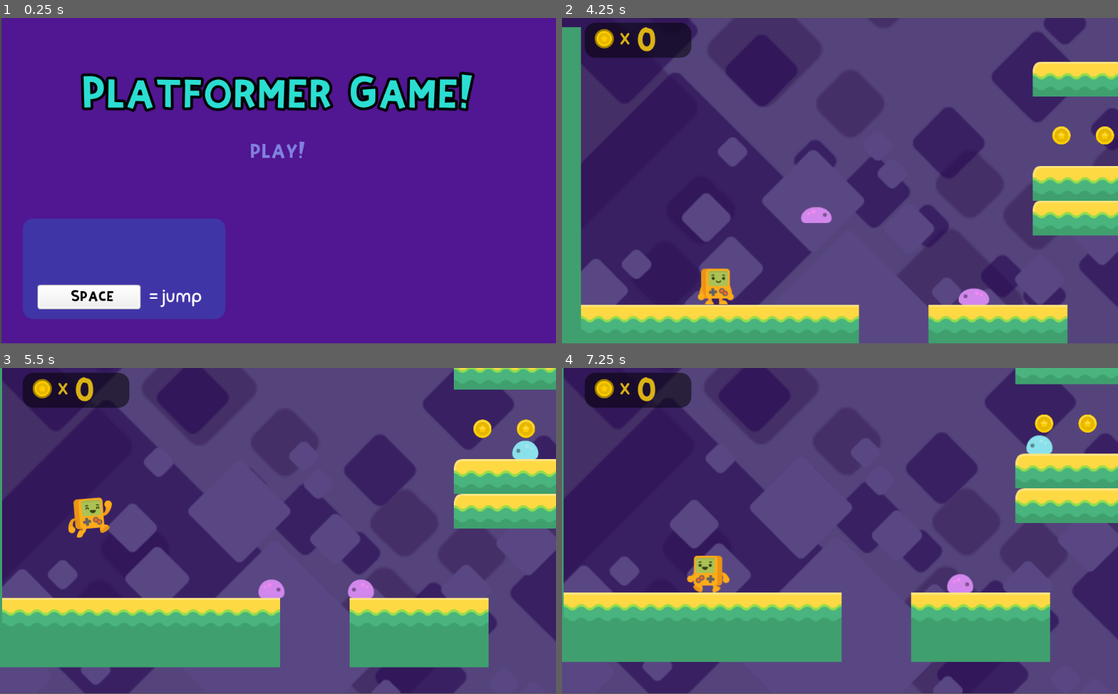
Above: before the commit, frames 1-4 (two rows, left to right).
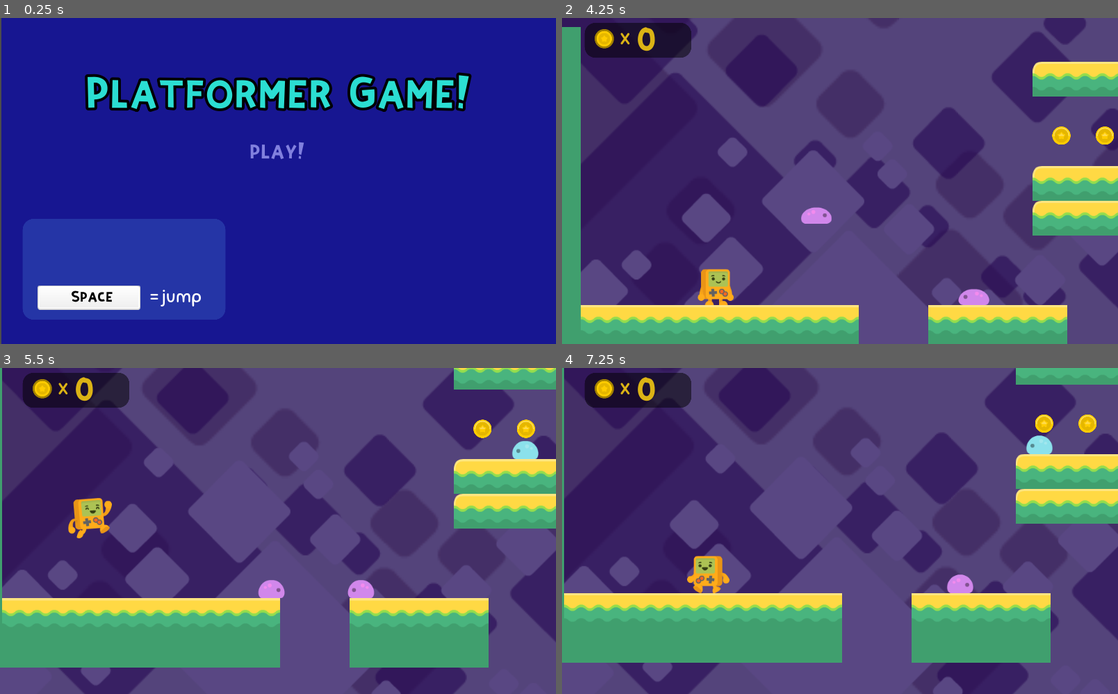
Above: after the commit, the same moments.

Repository: jor-el-swe/PlatformerTutorial
Game: Godot game, scene res://TitleMenu.tscn
Same seed, same stepped clock (60 frames per second), same inputs: the game is played once before the commit and once after it.
Inputs:
- Up to frame 1 (0.25 s): no input
- Up to frame 2 (4.25 s): click "play!" at 0.5 s; hold Right (right) 1.28-2.75 s; tap Space (jump) at 1.52, 2.27 s; click "main menu" at 2.75 s; click "play!" at 3.5 s
- Up to frame 3 (5.5 s): hold Left (left) 4.28-5.03 s; hold Right (right) from 5.03 s (still down); tap Space (jump) at 5.27 s
- Up to frame 4 (7.25 s): tap Space (jump) at 6.02, 6.77 s; release Right (right) at 6.53 s; hold Left (left) from 6.53 s (still down)
In our replay, the window is 800x468 before the commit and 800x469 after it. These sizes can differ from the game's own. Grey fills any space a smaller window leaves; there, only what the larger window draws over its background counts as a difference.

The runs differ from the first frame. In frame 1, 95% of the frame differs, in the area x 0-100%, y 0-100%; in frame 2, 1.6%; in frame 3, 1.3%; in frame 4, 1.7%.

Commit message:
fixes resolution

Diff:
--- a/TitleMenu.tscn
+++ b/TitleMenu.tscn
@@ -42,7 +42,7 @@
 margin_left = 3.17847
 margin_right = 1027.18
 margin_bottom = 600.0
-color = Color( 0.317647, 0.0862745, 0.568627, 1 )
+color = Color( 0.0901961, 0.0862745, 0.568627, 1 )
 __meta__ = {
 "_edit_use_anchors_": false
 }
--- a/project.godot
+++ b/project.godot
@@ -13,6 +13,11 @@
 config/name="Platformer Tutorial"
 run/main_scene="res://TitleMenu.tscn"
 config/icon="res://icon.png"
+
+[display]
+
+window/size/resizable=false
+window/stretch/mode="2d"
 
 [input]
 
